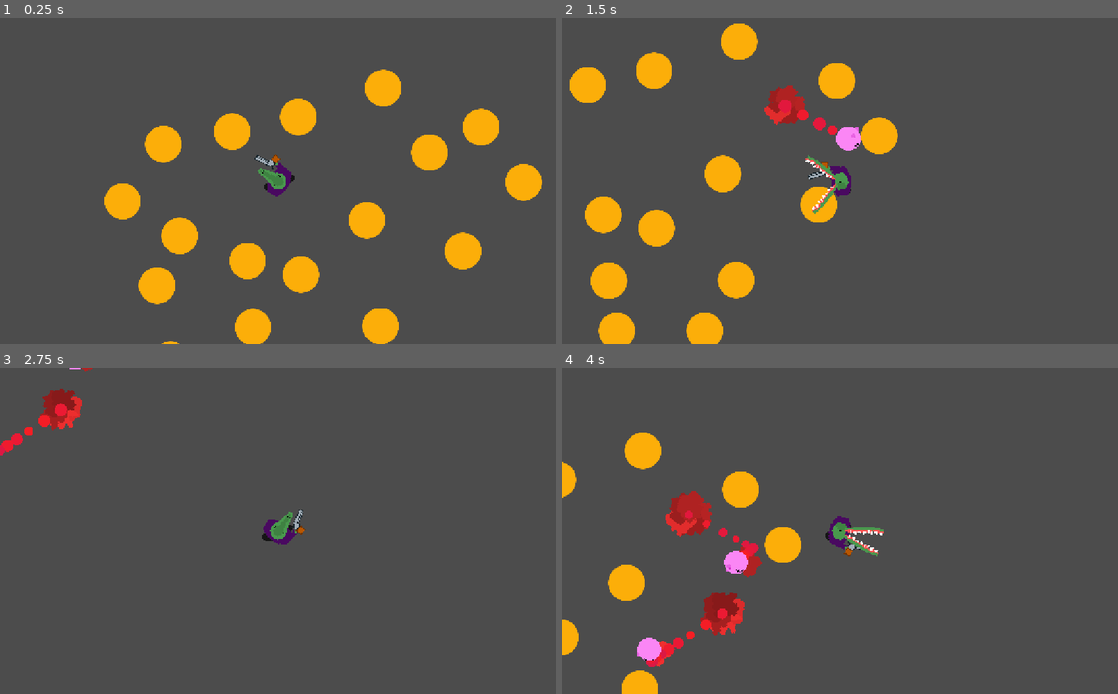
Above: before the commit, frames 1-4 (two rows, left to right).
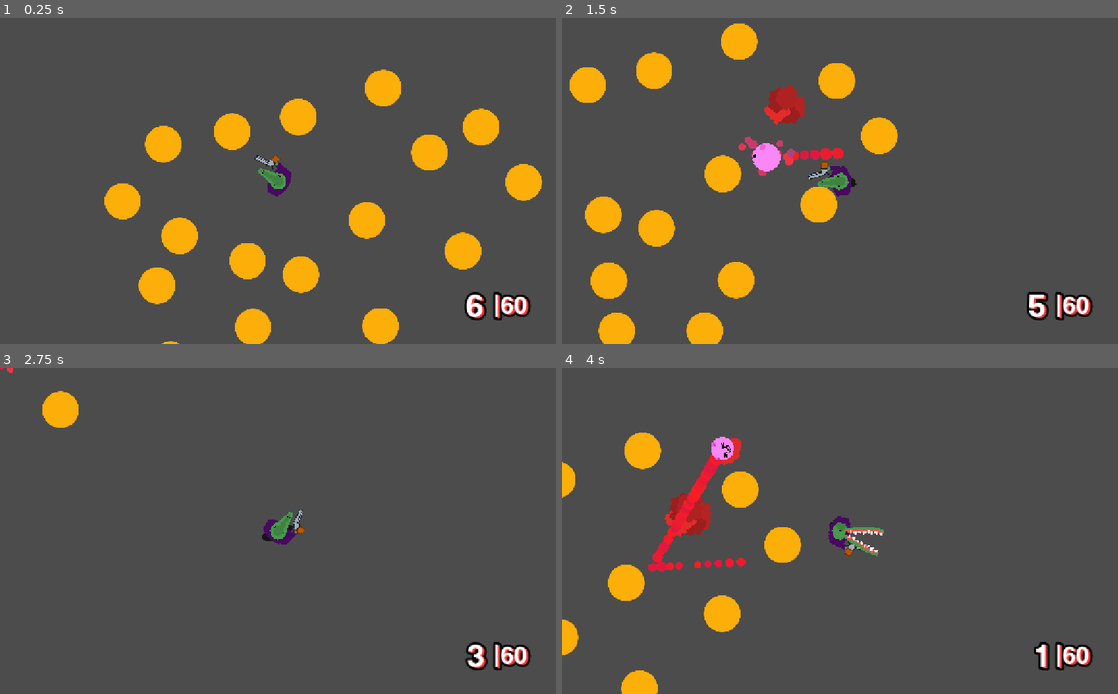
Above: after the commit, the same moments.

Repository: Iddmeister/AmmunitionAlligator
Game: Godot game, scene res://Test.tscn
Two runs of this game, one before a commit and one after it. Both use one fixed random seed, a clock stepped at 60 frames per second and the inputs below. The project has no main scene, so this scene is started directly.
Inputs (mouse positions are in pixels of both pictures, inside the frame that each line leads up to):
- Up to frame 1 (0.25 s): no input
- Up to frame 2 (1.5 s): tap Enter at 0.5 s; move the mouse to (962, 164) at 0.52 s; hold D (right) 0.53-1.28 s; click (962, 164) at 0.6 s; right-click (962, 164) at 0.8 s; move the mouse to (728, 197) at 1.27 s; hold S (down) from 1.28 s (still down); right-click (728, 197) at 1.35 s
- Up to frame 3 (2.75 s): click (166, 547) at 1.55 s; move the mouse to (333, 459) at 2.02 s; release S (down) at 2.03 s; hold D (right) from 2.03 s (still down); click (333, 459) at 2.1 s; right-click (333, 459) at 2.3 s
- Up to frame 4 (4 s): move the mouse to (812, 596) at 2.77 s; release D (right) at 2.78 s; hold W (up) 2.78-3.53 s; right-click (812, 596) at 2.85 s; click (812, 596) at 3.05 s; move the mouse to (1006, 579) at 3.52 s; hold A (left) from 3.53 s (still down); click (1006, 579) at 3.6 s; right-click (1006, 579) at 3.8 s

The runs differ from the first frame. In frame 1, 0.7% of the frame differs, in the area x 47-96%, y 48-93%; in frame 2, 2.3%; in frame 3, 1.6%; in frame 4, 3.9%, in the area x 0-96%, y 19-100%.

Commit message:
Revolver + Eating Heads

Diff:
--- a/Alligator/Alligator.gd
+++ b/Alligator/Alligator.gd
@@ -10,8 +10,17 @@
 onready var legs = $Graphics/Legs
 onready var weaponPivot = $Weapon/Pivot
 onready var weapon = $Weapon/Pivot.get_child(0)
+onready var camera = $Camera
 
-var Head = preload("res://Misc/SeveredHead/Head.tscn")
+var Spit = preload("res://Alligator/SpitParticles.tscn")
+
+var swallowedObjects = []
+var swallowAreaBodies = []
+var swallowing:bool = false
+
+
+func _ready() -> void:
+	weapon.alligator = self
 
 func getMoveDir() -> Vector2:
 
@@ -49,19 +58,85 @@
 		weapon.reload()
 
 	if Input.is_action_just_pressed("bite"):
-		$Bite.pitch_scale = 0.8+rand_range(-0.2, 0)
-		$Bite.play()
-		$Graphics/Torso/Head/Animation.play("Bite")
+		if swallowedObjects.empty() and not $Graphics/Torso/Head/Animation.is_playing():
+			bite()
+		elif not swallowedObjects.empty():
+			spit()
 
 	if Input.is_action_just_pressed("attack"):
 		weapon.attack(get_global_mouse_position())
 
+
+func spit():
+
+	var meat:bool = false
+	for body in swallowedObjects:
+		body.spit(self)
+		if body.is_in_group("Meat"):
+			meat = true
+		yield(get_tree().create_timer(0.01), "timeout")
+	swallowedObjects.clear()
+	$Graphics/Torso/Head/Normal.play("default")
+	var s = Spit.instance()
+	get_parent().add_child(s)
+	s.global_position = global_position
+	s.global_rotation = global_rotation
+	s.color = Color(1, 0.219608, 0.219608) if meat else Color(0.284991, 0.612786, 0.828125, 0.388235)
+
 func bite():
+	$Bite.pitch_scale = 0.8+rand_range(-0.2, 0)
+	$Bite.play()
+	$Graphics/Torso/Head/Animation.play("Bite")
+
+
+func biteDamage():
 	for body in $BiteArea.get_overlapping_bodies():
-		if body.is_in_group("Enemy"):
-			body.hit(10)
+		if body.is_in_group("Eatable"):
+			body.bite(self)
 
 func _physics_process(delta: float) -> void:
 	movement(delta)
 	actions(delta)
 	$Lighter/AnimatedSprite.global_rotation = 0
+
+
+func startSwallow():
+	swallowing = true
+	for object in swallowAreaBodies:
+		swallow(object)
+
+func stopSwallow():
+	swallowing = false
+
+func swallow(object):
+	$Graphics/Torso/Head/Normal.play("full")
+	if object.has_method("swallow"):
+		object.swallow()
+	swallowedObjects.append(object)
+	if object in swallowAreaBodies:
+		swallowAreaBodies.erase(object)
+
+func _on_SwallowArea_body_entered(body: Node) -> void:
+	if body.is_in_group("Swallowable") and not body in swallowAreaBodies:
+		if swallowing:
+			swallow(body)
+		else:
+			swallowAreaBodies.append(body)
+
+
+func _on_SwallowArea_body_exited(body: Node) -> void:
+	if body in swallowAreaBodies:
+		swallowAreaBodies.erase(body)
+
+
+func _on_SwallowArea_area_entered(area: Area2D) -> void:
+	if area.is_in_group("Swallowable") and not area in swallowAreaBodies:
+		if swallowing:
+			swallow(area)
+		else:
+			swallowAreaBodies.append(area)
+
+
+func _on_SwallowArea_area_exited(area: Area2D) -> void:
+	if area in swallowAreaBodies:
+		swallowAreaBodies.erase(area)
--- a/Alligator/Alligator.tscn
+++ b/Alligator/Alligator.tscn
@@ -11,6 +11,8 @@
 [ext_resource path="res://Misc/Circle.png" type="Texture" id=9]
 [ext_resource path="res://Misc/Square.png" type="Texture" id=10]
 [ext_resource path="res://Alligator/Weapons/Revolver/Revolver.tscn" type="PackedScene" id=11]
+[ext_resource path="res://Alligator/Camera.gd" type="Script" id=12]
+[ext_resource path="res://Alligator/HeadRecolourFull.png" type="Texture" id=13]
 
 [sub_resource type="AtlasTexture" id=2]
 atlas = ExtResource( 1 )
@@ -79,6 +81,19 @@
 "loop": true,
 "name": "walk",
 "speed": 20.0
+} ]
+
+[sub_resource type="SpriteFrames" id=25]
+animations = [ {
+"frames": [ ExtResource( 2 ) ],
+"loop": true,
+"name": "default",
+"speed": 5.0
+}, {
+"frames": [ ExtResource( 13 ) ],
+"loop": true,
+"name": "full",
+"speed": 5.0
 } ]
 
 [sub_resource type="Animation" id=17]
@@ -164,11 +179,28 @@
 tracks/6/imported = false
 tracks/6/enabled = true
 tracks/6/keys = {
-"times": PoolRealArray( 0.25 ),
-"transitions": PoolRealArray( 1 ),
+"times": PoolRealArray( 0.05, 0.25 ),
+"transitions": PoolRealArray( 1, 1 ),
 "values": [ {
 "args": [  ],
-"method": "bite"
+"method": "startSwallow"
+}, {
+"args": [  ],
+"method": "stopSwallow"
+} ]
+}
+tracks/7/type = "method"
+tracks/7/path = NodePath("../../..")
+tracks/7/interp = 1
+tracks/7/loop_wrap = true
+tracks/7/imported = false
+tracks/7/enabled = true
+tracks/7/keys = {
+"times": PoolRealArray( 0.25 ),
+"transitions": PoolRealArray( 1 ),
+"values": [ {
+"args": [  ],
+"method": "biteDamage"
 } ]
 }
 
@@ -254,6 +286,9 @@
 radius = 26.0
 height = 4.0
 
+[sub_resource type="CircleShape2D" id=24]
+radius = 42.2019
+
 [sub_resource type="AtlasTexture" id=21]
 atlas = ExtResource( 7 )
 region = Rect2( 0, 0, 36, 38 )
@@ -288,7 +323,7 @@
 scale = Vector2( 1.2, 1.2 )
 frames = SubResource( 16 )
 animation = "walk"
-frame = 6
+frame = 4
 playing = true
 
 [node name="Torso" type="Node2D" parent="Graphics"]
@@ -301,9 +336,9 @@
 [node name="Head" type="Node2D" parent="Graphics/Torso"]
 z_index = 2
 
-[node name="Normal" type="Sprite" parent="Graphics/Torso/Head"]
+[node name="Normal" type="AnimatedSprite" parent="Graphics/Torso/Head"]
 self_modulate = Color( 0.290196, 0.6, 0.305882, 1 )
-texture = ExtResource( 2 )
+frames = SubResource( 25 )
 
 [node name="Mouth" type="Sprite" parent="Graphics/Torso/Head"]
 visible = false
@@ -347,9 +382,11 @@
 [node name="Camera" type="Camera2D" parent="."]
 current = true
 zoom = Vector2( 1.2, 1.2 )
+script = ExtResource( 12 )
+
+[node name="Tween" type="Tween" parent="Camera"]
 
 [node name="BiteArea" type="Area2D" parent="."]
-visible = false
 collision_layer = 32
 collision_mask = 4
 
@@ -357,6 +394,15 @@
 position = Vector2( 15, 0 )
 rotation = 1.5708
 shape = SubResource( 19 )
+
+[node name="SwallowArea" type="Area2D" parent="."]
+collision_layer = 32
+collision_mask = 128
+
+[node name="CollisionShape2D" type="CollisionShape2D" parent="SwallowArea"]
+position = Vector2( 32, 0 )
+rotation = 1.57079
+shape = SubResource( 24 )
 
 [node name="UI" type="CanvasLayer" parent="."]
 
@@ -407,3 +453,9 @@
 position = Vector2( 1, 4 )
 
 [node name="Revolver" parent="Weapon/Pivot" instance=ExtResource( 11 )]
+
+[connection signal="tween_completed" from="Camera/Tween" to="Camera" method="_on_Tween_tween_completed"]
+[connection signal="area_entered" from="SwallowArea" to="." method="_on_SwallowArea_area_entered"]
+[connection signal="area_exited" from="SwallowArea" to="." method="_on_SwallowArea_area_exited"]
+[connection signal="body_entered" from="SwallowArea" to="." method="_on_SwallowArea_body_entered"]
+[connection signal="body_exited" from="SwallowArea" to="." method="_on_SwallowArea_body_exited"]
--- /dev/null
+++ b/Alligator/Camera.gd
@@ -0,0 +1,27 @@
+extends Camera2D
+
+var currentImportance:int = 0
+
+var moving:bool = false
+
+
+func move_camera(move:Vector2):
+	if not moving:
+		offset = Vector2(rand_range(-move.x, move.x), rand_range(-move.y, move.y))
+	pass
+
+func shake(power:float, time:float, importance:int=0):
+
+	if importance >= currentImportance:
+		currentImportance = importance
+	else:
+		return
+
+	$Tween.interpolate_method(self, "move_camera", Vector2(power, power), Vector2(0, 0), time, Tween.TRANS_SINE, Tween.EASE_OUT, 0)
+	$Tween.start()
+
+	pass
+
+
+func _on_Tween_tween_completed(_object, _key):
+	currentImportance = 0
--- /dev/null
+++ b/Alligator/SpitParticles.tscn
@@ -0,0 +1,30 @@
+[gd_scene load_steps=4 format=2]
+
+[ext_resource path="res://Misc/TempParticles/TempParticles.tscn" type="PackedScene" id=1]
+[ext_resource path="res://Misc/Circle.png" type="Texture" id=2]
+
+[sub_resource type="Curve" id=1]
+_data = [ Vector2( 0, 1 ), 0.0, 0.0, 0, 0, Vector2( 0.725807, 1 ), 0.0, 0.0, 0, 0, Vector2( 1, 0 ), 0.0, 0.0, 0, 0 ]
+
+[node name="Spit" instance=ExtResource( 1 )]
+z_index = -2
+z_as_relative = false
+emitting = false
+amount = 10
+lifetime = 5.0
+one_shot = true
+speed_scale = 3.0
+explosiveness = 1.0
+local_coords = false
+texture = ExtResource( 2 )
+spread = 15.0
+gravity = Vector2( 0, 0 )
+initial_velocity = 300.0
+initial_velocity_random = 0.5
+damping = 200.0
+scale_amount = 0.05
+scale_amount_random = 0.1
+scale_amount_curve = SubResource( 1 )
+color = Color( 0.284991, 0.612786, 0.828125, 0.388235 )
+hue_variation = -0.1
+hue_variation_random = 0.5
--- a/Alligator/Weapons/Revolver/Revolver.gd
+++ b/Alligator/Weapons/Revolver/Revolver.gd
@@ -5,6 +5,16 @@
 
 func attack(pos:Vector2):
 	.attack(pos)
+
+	if not reloading and $FireDelay.time_left == 0 and currentClip > 0:
+		shoot()
+
+func shoot():
+
+	$Shoot.pitch_scale = 1+rand_range(-0.2, 0.5)
+
+	alligator.camera.shake(3, 0.2, 3)
+
 	var m = MuzzleFlash.instance()
 	$Muzzle.add_child(m)
 	$Animation.play("Shoot")
@@ -13,7 +23,14 @@
 	get_tree().root.add_child(b)
 	b.global_position = $Muzzle.global_position
 	b.global_rotation = global_rotation
+	useAmmo()
+	$FireDelay.start()
 
 func reload():
-	$Animation.play("Reload")
-	pass
+	if not .reload():
+		return
+	$Animation.queue("Reload")
+
+
+func _on_FireDelay_timeout() -> void:
+	pass # Replace with function body.
--- a/Alligator/Weapons/Revolver/Revolver.tscn
+++ b/Alligator/Weapons/Revolver/Revolver.tscn
@@ -1,9 +1,11 @@
-[gd_scene load_steps=8 format=2]
+[gd_scene load_steps=10 format=2]
 
 [ext_resource path="res://Alligator/Weapons/Weapon.tscn" type="PackedScene" id=1]
 [ext_resource path="res://Alligator/Weapons/Revolver/Revolver.png" type="Texture" id=2]
 [ext_resource path="res://Bullets/NormalBullet/NormalBullet.tscn" type="PackedScene" id=3]
 [ext_resource path="res://Alligator/Weapons/Revolver/Revolver.gd" type="Script" id=4]
+[ext_resource path="res://Alligator/Weapons/Revolver/RevolverReload.wav" type="AudioStream" id=5]
+[ext_resource path="res://Alligator/Weapons/Revolver/RevolverShoot.wav" type="AudioStream" id=6]
 
 [sub_resource type="Animation" id=2]
 length = 0.001
@@ -46,7 +48,7 @@
 
 [sub_resource type="Animation" id=3]
 resource_name = "Reload"
-length = 2.5
+length = 3.0
 tracks/0/type = "value"
 tracks/0/path = NodePath("Sprite:rotation_degrees")
 tracks/0/interp = 1
@@ -70,6 +72,32 @@
 "transitions": PoolRealArray( 1, 1, 1, 1, 1, 1 ),
 "update": 0,
 "values": [ Vector2( 0.8, 0.8 ), Vector2( 0.8, 0.8 ), Vector2( 0.5, 0.8 ), Vector2( 0.8, 0.8 ), Vector2( 0.5, 0.8 ), Vector2( 0.8, 0.8 ) ]
+}
+tracks/2/type = "method"
+tracks/2/path = NodePath(".")
+tracks/2/interp = 1
+tracks/2/loop_wrap = true
+tracks/2/imported = false
+tracks/2/enabled = true
+tracks/2/keys = {
+"times": PoolRealArray( 2.3 ),
+"transitions": PoolRealArray( 1 ),
+"values": [ {
+"args": [  ],
+"method": "finishReload"
+} ]
+}
+tracks/3/type = "value"
+tracks/3/path = NodePath("Reload:playing")
+tracks/3/interp = 1
+tracks/3/loop_wrap = true
+tracks/3/imported = false
+tracks/3/enabled = true
+tracks/3/keys = {
+"times": PoolRealArray( 0 ),
+"transitions": PoolRealArray( 1 ),
+"update": 1,
+"values": [ true ]
 }
 
 [sub_resource type="Animation" id=1]
@@ -99,9 +127,34 @@
 "update": 0,
 "values": [ Vector2( 0.8, 0.8 ), Vector2( 0.6, 0.8 ), Vector2( 0.8, 0.8 ) ]
 }
+tracks/2/type = "value"
+tracks/2/path = NodePath("Shoot:playing")
+tracks/2/interp = 1
+tracks/2/loop_wrap = true
+tracks/2/imported = false
+tracks/2/enabled = true
+tracks/2/keys = {
+"times": PoolRealArray( 0 ),
+"transitions": PoolRealArray( 1 ),
+"update": 1,
+"values": [ true ]
+}
+tracks/3/type = "value"
+tracks/3/path = NodePath("Sprite:position")
+tracks/3/interp = 1
+tracks/3/loop_wrap = true
+tracks/3/imported = false
+tracks/3/enabled = true
+tracks/3/keys = {
+"times": PoolRealArray( 0, 0.2, 0.4 ),
+"transitions": PoolRealArray( 1, 1, 1 ),
+"update": 0,
+"values": [ Vector2( 3, -2 ), Vector2( -5, -2 ), Vector2( 3, -2 ) ]
+}
 
 [node name="Revolver" instance=ExtResource( 1 )]
 script = ExtResource( 4 )
+ammo = 60
 Bullet = ExtResource( 3 )
 
 [node name="Sprite" type="Sprite" parent="." index="0"]
@@ -118,3 +171,17 @@
 anims/RESET = SubResource( 2 )
 anims/Reload = SubResource( 3 )
 anims/Shoot = SubResource( 1 )
+
+[node name="FireDelay" type="Timer" parent="." index="4"]
+wait_time = 0.1
+one_shot = true
+
+[node name="Reload" type="AudioStreamPlayer" parent="." index="5"]
+stream = ExtResource( 5 )
+volume_db = -5.0
+
+[node name="Shoot" type="AudioStreamPlayer" parent="." index="6"]
+stream = ExtResource( 6 )
+volume_db = -3.0
+
+[connection signal="timeout" from="FireDelay" to="." method="_on_FireDelay_timeout"]
--- a/Alligator/Weapons/Weapon.gd
+++ b/Alligator/Weapons/Weapon.gd
@@ -2,5 +2,44 @@
 
 class_name Weapon
 
-func attack(pos:Vector2):
+export var clipSize:int = 6
+export var ammo:int = 18
+onready var currentClip:int = clipSize
+var reloadAmmo:int
+var reloading:bool = false
+
+var alligator
+
+func _ready() -> void:
+	$UI/HBoxContainer/Ammo.text = "%s" % currentClip
+	$UI/HBoxContainer/MaxAmmo.text = " |%s" % ammo
+
+func attack(_pos:Vector2):
 	pass
+
+func addAmmo(amount:int=clipSize):
+	ammo += amount
+	$UI/HBoxContainer/MaxAmmo.text = " |%s" % ammo
+
+func useAmmo(amount:int=1):
+	currentClip -= amount
+	$UI/HBoxContainer/Ammo.text = "%s" % currentClip
+	if currentClip <= 0:
+		currentClip = 0
+		reload()
+
+func reload():
+	if not ammo > 0 or currentClip == clipSize:
+		return false
+	ammo -= (clipSize-currentClip)
+	reloadAmmo = int(clipSize-abs(ammo)) if ammo < 0 else clipSize
+	ammo = int(max(0, ammo))
+	$UI/HBoxContainer/MaxAmmo.text = " |%s" % ammo
+	reloading = true
+	return true
+
+func finishReload():
+	currentClip = reloadAmmo
+	reloadAmmo = 0
+	$UI/HBoxContainer/Ammo.text = "%s" % currentClip
+	reloading = false
--- a/Alligator/Weapons/Weapon.tscn
+++ b/Alligator/Weapons/Weapon.tscn
@@ -1,6 +1,66 @@
-[gd_scene load_steps=2 format=2]
+[gd_scene load_steps=5 format=2]
 
 [ext_resource path="res://Alligator/Weapons/Weapon.gd" type="Script" id=1]
+[ext_resource path="res://Misc/Fonts/coolvetica rg.otf" type="DynamicFontData" id=2]
+
+[sub_resource type="DynamicFont" id=1]
+size = 32
+outline_size = 2
+outline_color = Color( 0, 0, 0, 1 )
+font_data = ExtResource( 2 )
+
+[sub_resource type="DynamicFont" id=2]
+size = 24
+outline_size = 2
+outline_color = Color( 0, 0, 0, 1 )
+font_data = ExtResource( 2 )
 
 [node name="Weapon" type="Node2D"]
 script = ExtResource( 1 )
+
+[node name="UI" type="CanvasLayer" parent="."]
+
+[node name="HBoxContainer" type="HBoxContainer" parent="UI"]
+anchor_left = 1.0
+anchor_top = 1.0
+anchor_right = 1.0
+anchor_bottom = 1.0
+margin_left = -96.0
+margin_top = -56.0
+margin_right = -27.0
+margin_bottom = -17.0
+custom_constants/separation = 2
+alignment = 1
+__meta__ = {
+"_edit_group_": true
+}
+
+[node name="Ammo" type="Label" parent="UI/HBoxContainer"]
+margin_right = 28.0
+margin_bottom = 39.0
+size_flags_horizontal = 3
+custom_colors/font_color_shadow = Color( 0.992157, 0.207843, 0.207843, 1 )
+custom_constants/shadow_offset_x = 2
+custom_constants/line_spacing = -1
+custom_constants/shadow_offset_y = 1
+custom_fonts/font = SubResource( 1 )
+text = "0"
+align = 2
+valign = 1
+
+[node name="MaxAmmo" type="Label" parent="UI/HBoxContainer"]
+margin_left = 30.0
+margin_top = 4.0
+margin_right = 69.0
+margin_bottom = 34.0
+size_flags_horizontal = 3
+custom_colors/font_color_shadow = Color( 0.992157, 0.207843, 0.207843, 1 )
+custom_constants/shadow_offset_x = 2
+custom_constants/line_spacing = -1
+custom_constants/shadow_offset_y = 1
+custom_fonts/font = SubResource( 2 )
+text = " | 10"
+valign = 1
+__meta__ = {
+"_editor_description_": ""
+}
--- a/Enemies/Parent/Enemy.gd
+++ b/Enemies/Parent/Enemy.gd
@@ -24,6 +24,20 @@
 	yield($Squelch, "finished")
 	queue_free()
 
+
+func bite(alligator):
+	health = 0
+
+	hide()
+	spawnBlood()
+	$CollisionShape2D.set_deferred("disabled", true)
+	$Squelch.pitch_scale = 1+rand_range(-0.5, 0.5)
+	$Squelch.play()
+	alligator.swallow(Head.instance())
+	yield($Squelch, "finished")
+	queue_free()
+
+
 func spawnBlood():
 
 	for n in range(5):
--- a/Enemies/Parent/Enemy.tscn
+++ b/Enemies/Parent/Enemy.tscn
@@ -7,10 +7,10 @@
 [sub_resource type="CircleShape2D" id=1]
 radius = 20.0
 
-[node name="Enemy" type="KinematicBody2D" groups=["Enemy", "Hittable"]]
+[node name="Enemy" type="KinematicBody2D" groups=["Eatable", "Enemy", "Hittable"]]
 z_index = -1
 z_as_relative = false
-collision_layer = 4
+collision_layer = 132
 collision_mask = 2
 script = ExtResource( 2 )
 
--- a/Misc/SeveredHead/Head.gd
+++ b/Misc/SeveredHead/Head.gd
@@ -34,8 +34,10 @@
 	if velocity.length() <= 10 and not still:
 		still = true
 		spawnBlood()
+		$Blood.emitting = false
 	elif velocity.length() > 10:
 		still = false
+		$Blood.emitting = true
 
 var Blood = preload("res://Blood/Blood.tscn")
 
@@ -49,6 +51,7 @@
 
 func rotateHead(vel:Vector2):
 	vel *= 0.1
+	vel = vel.clamped(1000)
 	sphere.rotate_x(vel.y)
 	sphere.rotate_y(vel.x)
 	sphere.orthonormalize()
@@ -59,7 +62,12 @@
 	$Sprite.scale = startScale+Vector2(1, 1)*bounceHeight*bGraph*((ceil(timeToZero/timeOneBounce)/totalBounces))
 
 func bump(vel:Vector2):
-	velocity += vel
+	velocity += vel*0.5
 
 func _physics_process(delta: float) -> void:
 	movement(delta)
+
+func spit(alligator):
+	velocity = Vector2(800, 0).rotated(alligator.global_rotation)
+	alligator.get_parent().add_child(self)
+	global_position = alligator.global_position
--- a/Misc/SeveredHead/Head.tscn
+++ b/Misc/SeveredHead/Head.tscn
@@ -38,7 +38,7 @@
 [sub_resource type="Curve" id=11]
 _data = [ Vector2( 0, 1 ), 0.0, 0.0, 0, 0, Vector2( 0.3, 1 ), 0.0, 0.0, 0, 0, Vector2( 1, 0 ), 0.0, 0.0, 0, 0 ]
 
-[node name="SeveredHead" type="KinematicBody2D" groups=["Loose"]]
+[node name="SeveredHead" type="KinematicBody2D" groups=["Loose", "Meat"]]
 z_index = -1
 z_as_relative = false
 collision_layer = 64
@@ -86,7 +86,7 @@
 
 [node name="Blood" type="CPUParticles2D" parent="."]
 z_index = -1
-amount = 50
+amount = 250
 lifetime = 5.0
 local_coords = false
 texture = ExtResource( 4 )
--- a/project.godot
+++ b/project.godot
@@ -131,6 +131,7 @@
 2d_physics/layer_5="Pickups"
 2d_physics/layer_6="Monitors"
 2d_physics/layer_7="Loose"
+2d_physics/layer_8="Swallowable"
 
 [physics]
 
Not shown: 1 places in Alligator/Alligator.tscn that only renumber resources
Binary file added: Alligator/HeadRecolourFull.png
Not shown, added: Alligator/HeadRecolourFull.png.import
Not shown, added: Alligator/Weapons/Revolver/RevolverReload.wav.import
Not shown, added: Alligator/Weapons/Revolver/RevolverShoot.wav.import
Binary file added: Misc/Fonts/Mungil-Regular.ttf
Binary file added: Misc/Fonts/coolvetica rg.otf
Not shown, added: Alligator/Weapons/Revolver/RevolverReload.wav
Not shown, added: Alligator/Weapons/Revolver/RevolverShoot.wav
